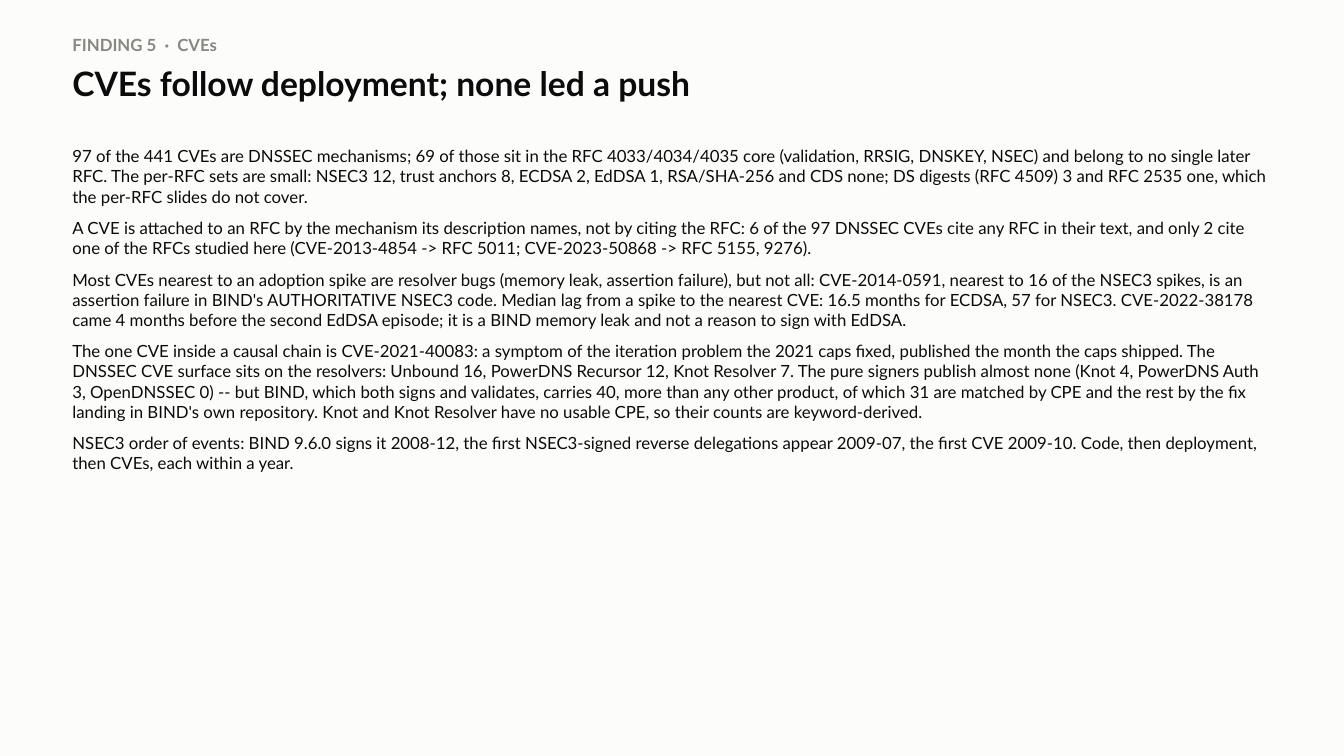
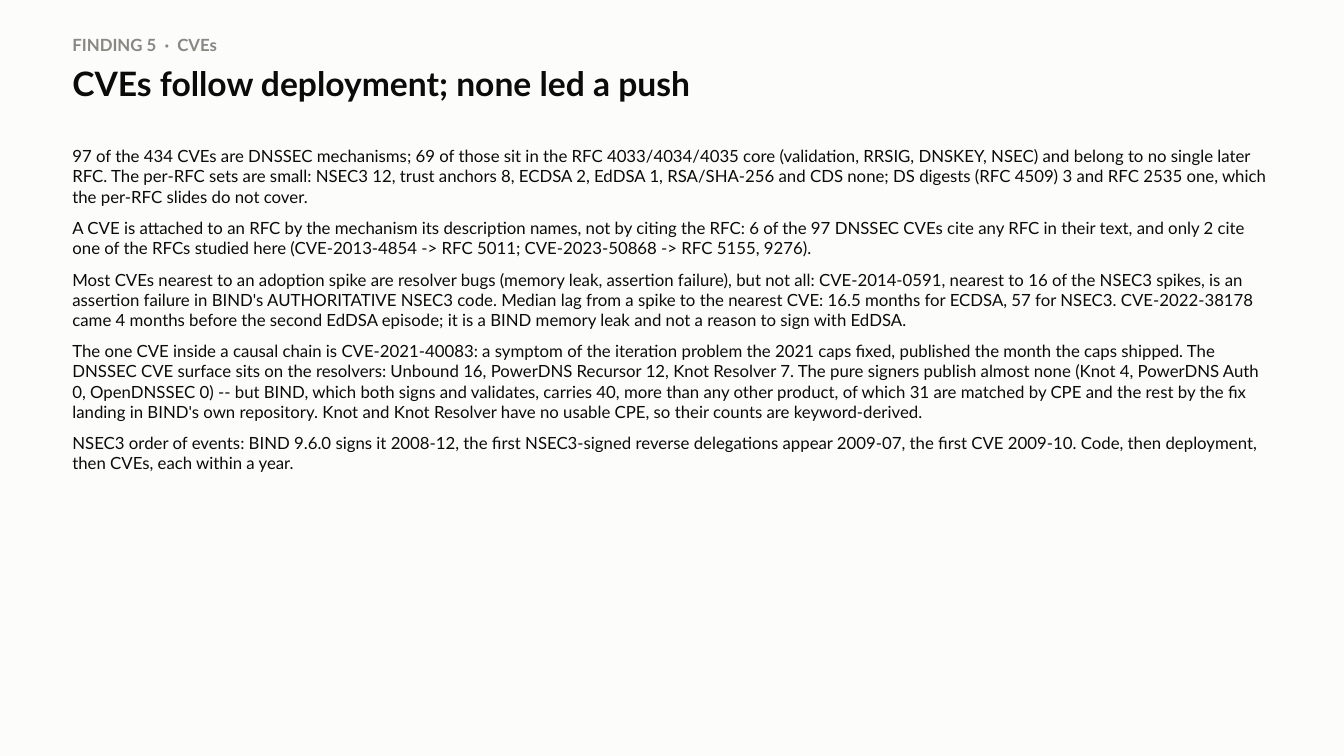
Before and after one commit to j776w781/rfc_adoption, a slide deck: slide 7 of out/analysis/dnssec_software_summary.pptx. Drawn at 1344x756 pixels with LibreOffice and Linux fonts; fonts in the diff are those of the drawing. Boxes give left, top, right and bottom in pixels: in the first picture for what was removed or moved away, otherwise in the second. Text is boxed around its words. In the diff, an @@ line names an element or a change of style, - is before the commit and + after.

```diff
--- a/out/analysis/dnssec_software_summary.pptx
+++ b/out/analysis/dnssec_software_summary.pptx
@@ text at bbox=[72, 149, 1266, 206]: text changed @@
-97 of the 441 CVEs are DNSSEC mechanisms; 69 of those sit in the RFC 4033/4034/4035 core (validation, RRSIG, DNSKEY, NSEC) and belong to no single later RFC. The per-RFC sets are small: NSEC3 12, trust anchors 8, ECDSA 2, EdDSA 1, RSA/SHA-256 and CDS none; DS digests (RFC 4509) 3 and RFC 2535 one, which the per-RFC slides do not cover.
+97 of the 434 CVEs are DNSSEC mechanisms; 69 of those sit in the RFC 4033/4034/4035 core (validation, RRSIG, DNSKEY, NSEC) and belong to no single later RFC. The per-RFC sets are small: NSEC3 12, trust anchors 8, ECDSA 2, EdDSA 1, RSA/SHA-256 and CDS none; DS digests (RFC 4509) 3 and RFC 2535 one, which the per-RFC slides do not cover.
@@ text at bbox=[72, 344, 1259, 421]: text changed @@
-The one CVE inside a causal chain is CVE-2021-40083: a symptom of the iteration problem the 2021 caps fixed, published the month the caps shipped. The DNSSEC CVE surface sits on the resolvers: Unbound 16, PowerDNS Recursor 12, Knot Resolver 7. The pure signers publish almost none (Knot 4, PowerDNS Auth 3, OpenDNSSEC 0) -- but BIND, which both signs and validates, carries 40, more than any other product, of which 31 are matched by CPE and the rest by the fix landing in BIND's own repository. Knot and Knot Resolver have no usable CPE, so their counts are keyword-derived.
+The one CVE inside a causal chain is CVE-2021-40083: a symptom of the iteration problem the 2021 caps fixed, published the month the caps shipped. The DNSSEC CVE surface sits on the resolvers: Unbound 16, PowerDNS Recursor 12, Knot Resolver 7. The pure signers publish almost none (Knot 4, PowerDNS Auth 0, OpenDNSSEC 0) -- but BIND, which both signs and validates, carries 40, more than any other product, of which 31 are matched by CPE and the rest by the fix landing in BIND's own repository. Knot and Knot Resolver have no usable CPE, so their counts are keyword-derived.
```
Also in this commit, not shown: 2 other slides changed, 9 other files.
